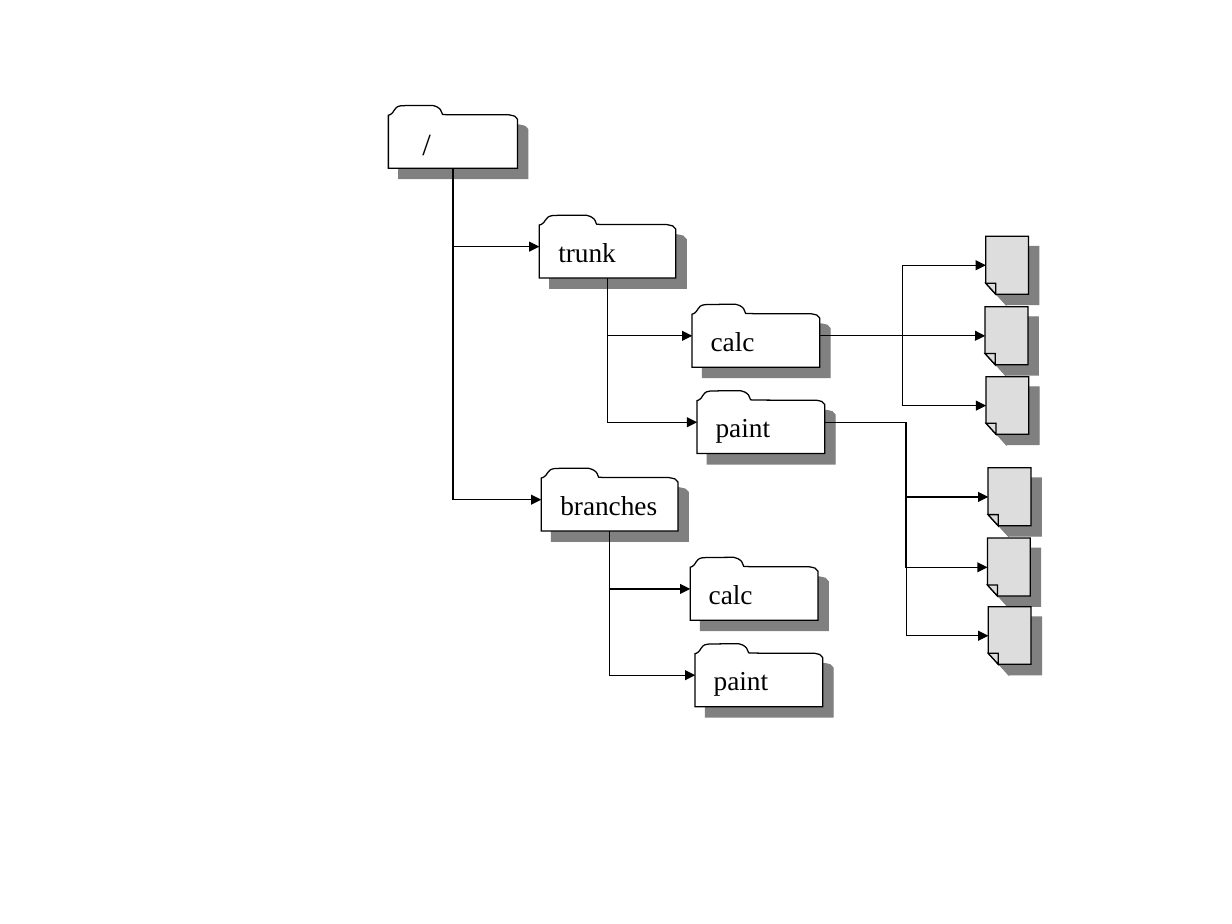
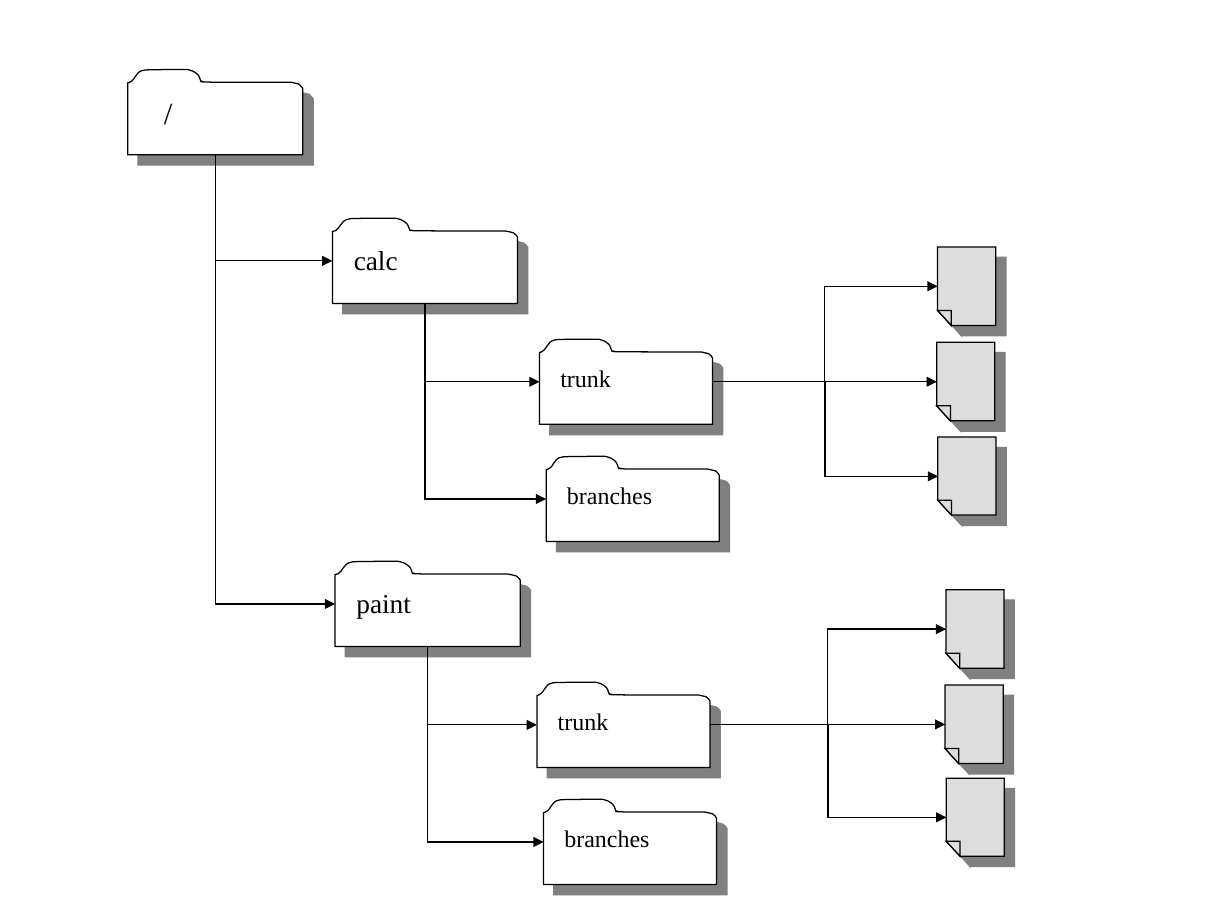
Before and after one commit to Aleksej97/source, a slide deck: slide 2 of src/book/book/images/branches.ppt. Drawn at 1232x924 pixels with LibreOffice and Linux fonts; fonts in the diff are those of the drawing. Boxes give left, top, right and bottom in pixels: in the first picture for what was removed or moved away, otherwise in the second. Text is boxed around its words. In the diff, an @@ line names an element or a change of style, - is before the commit and + after.

```diff
--- a/src/book/book/images/branches.ppt
+++ b/src/book/book/images/branches.ppt
@@ freeform shape "/": place and size @@
-freeform shape "/" at (388,106,517,169)
+freeform shape "/" at (128,69,303,154)
@@ elbow arrow moved from (453, 169) - (540, 246) to (216, 155) - (333, 261) @@
@@ freeform shape "calc": place and size @@
-freeform shape "calc" at (692,304,821,367)
+freeform shape "calc" at (333,218,517,303)
@@ freeform shape: place and size @@
-freeform shape at (986,237,1029,294)
+freeform shape at (938,246,995,325)
@@ elbow arrow removed from (607, 278) to (692, 336) @@
@@ elbow arrow moved from (819, 336) - (986, 265) to (712, 382) - (938, 286) @@
@@ elbow arrow moved from (453, 169) - (541, 500) to (425, 303) - (540, 382) @@
@@ elbow arrow moved from (607, 278) - (697, 423) to (425, 303) - (546, 499) @@
@@ freeform shape removed at (984,307,1027,365) @@
@@ freeform shape "trunk" at (540,339,712,424): size 16 to 14 pt @@
@@ freeform shape "trunk": place and size @@
-freeform shape "trunk" at (540,216,676,278)
+freeform shape "trunk" at (540,339,712,424)
@@ elbow arrow removed from (819, 336) to (986, 405) @@
@@ freeform shape: place and size @@
-freeform shape at (986,377,1029,435)
+freeform shape at (936,342,994,421)
@@ elbow arrow moved from (824, 423) - (988, 496) to (712, 382) - (938, 477) @@
@@ elbow arrow moved from (819, 336) - (986, 336) to (712, 382) - (936, 382) @@
@@ elbow arrow removed from (824, 423) to (988, 568) @@
@@ freeform shape: place and size @@
-freeform shape at (988,468,1031,526)
+freeform shape at (938,437,995,516)
@@ freeform shape "branches": place and size @@
-freeform shape "branches" at (541,468,678,531)
+freeform shape "branches" at (546,456,719,541)
@@ freeform shape "branches" at (546,456,719,541): size 16 to 14 pt @@
@@ elbow arrow removed from (610, 531) to (695, 675) @@
@@ elbow arrow removed from (610, 531) to (690, 589) @@
@@ freeform shape "paint": place and size @@
-freeform shape "paint" at (697,391,825,453)
+freeform shape "paint" at (335,562,520,647)
@@ freeform shape removed at (690,557,818,620) @@
-calc
@@ freeform shape: place and size @@
-freeform shape at (988,606,1031,664)
+freeform shape at (946,589,1004,668)
@@ elbow arrow moved from (824, 423) - (988, 636) to (428, 647) - (543, 841) @@
@@ freeform shape removed at (695,644,823,707) @@
-paint
@@ group added at (216,155,1004,885): 5 elbow arrows, 3 freeform shapes @@
+trunk
+branches
@@ freeform shape: place and size @@
-freeform shape at (987,538,1030,596)
+freeform shape at (945,685,1003,764)
```
Also in this commit, not shown: 2 other slides changed, 3 other files.
